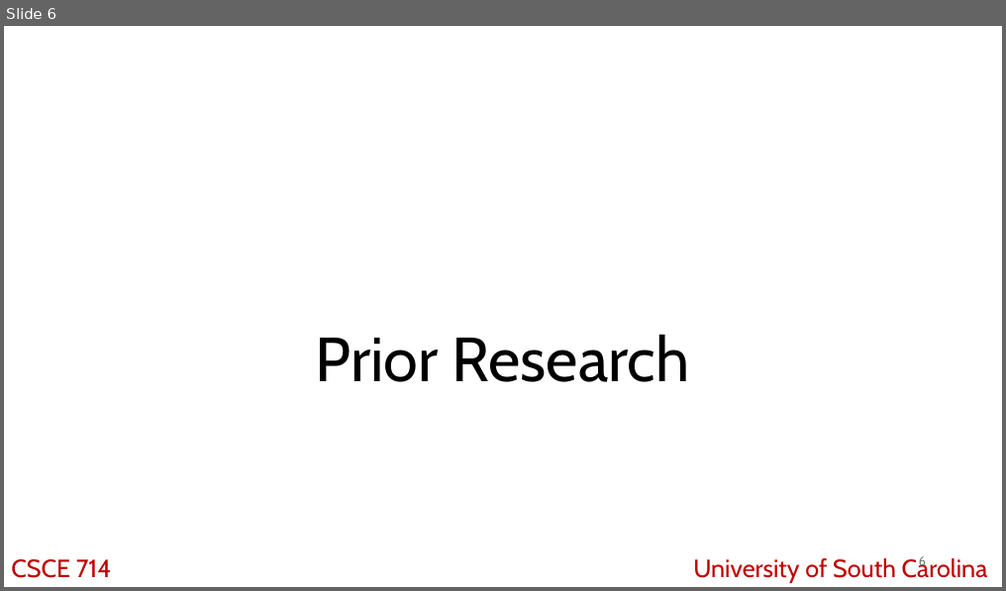
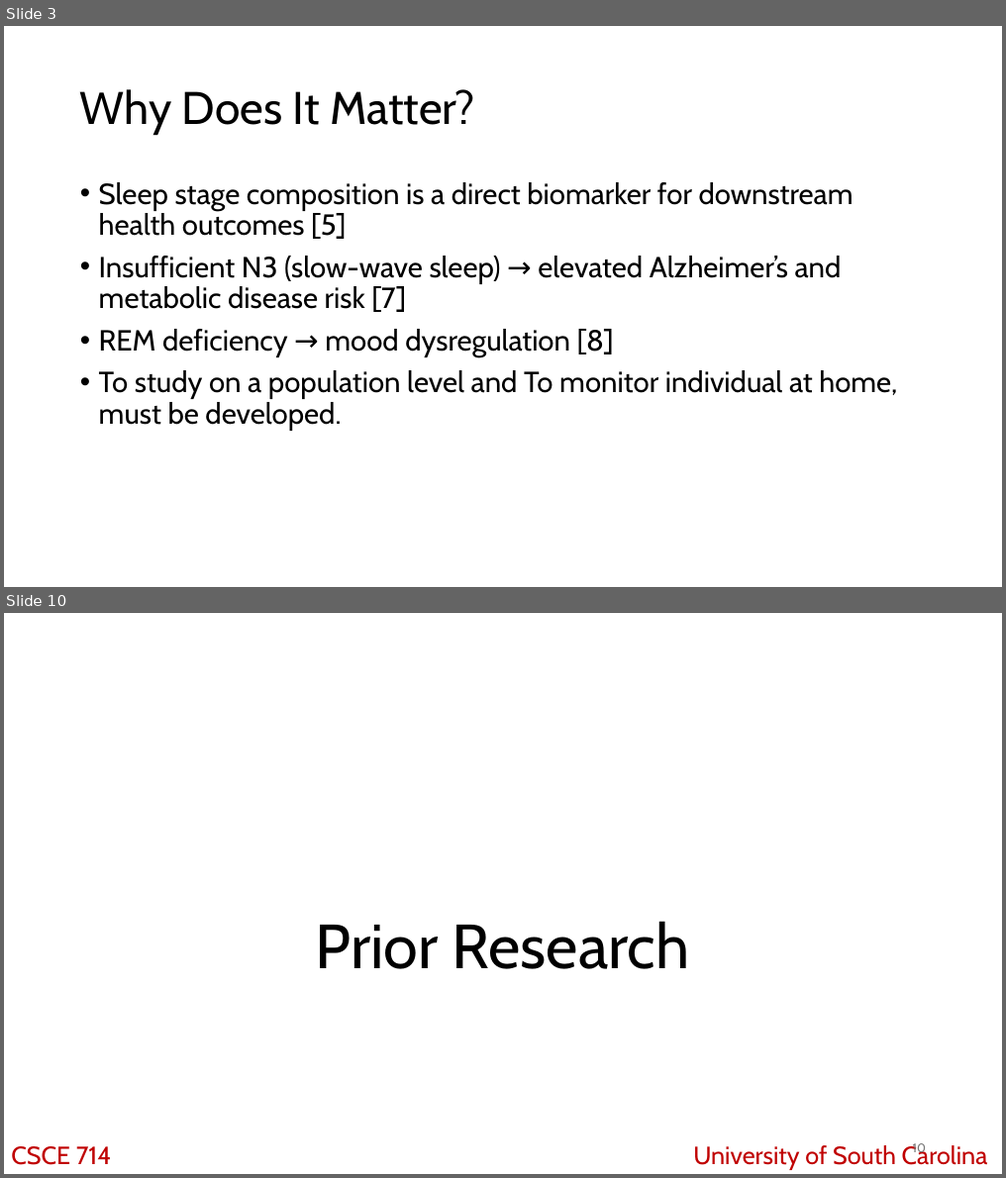
Before and after one commit to KubaJerz/sleep-stage-classifier, a slide deck: CSCE 714 Midterm Presentation.odp. Shown one above the other, each under a label of ours: slide 6 before the commit, slides 3 and 10 after it; the slides between them are not shown. The pictures are 1006x591 and 1006x1178 pixels, drawn with LibreOffice and Linux fonts; fonts in the diff are those of the drawing. Boxes give left, top, right and bottom in pixels: in the first picture for what was removed or moved away, otherwise in the second. Text is boxed around its words. In the diff, an @@ line names an element or a change of style, - is before the commit and + after.

```diff
--- a/CSCE 714 Midterm Presentation.odp
+++ b/CSCE 714 Midterm Presentation.odp
@@ slide 3 added at <box>4,26,1002,587</box>, background #FFFFFF @@
@@ title added at <box>80,89,474,135</box>, 44 pt, text #000000 @@
+Why Does It Matter?
@@ text added at <box>99,182,897,431</box>, 28 pt, text #000000 @@
+• Sleep stage composition is a direct biomarker for downstream health outcomes [5]
+• Insufficient N3 (slow-wave sleep) → elevated Alzheimer’s and metabolic disease risk [7]
+• REM deficiency → mood dysregulation [8]
+• To study on a population level and To monitor individual at home, must be developed.
@@ what was slide 6 is now slide 10 @@
@@ page number at <box>913,1144,926,1156</box>: text changed @@
-6
+10
```
Also in this commit, not shown: 8 slides changed, 6 other slides added, 1 slide removed, 5 other files.
